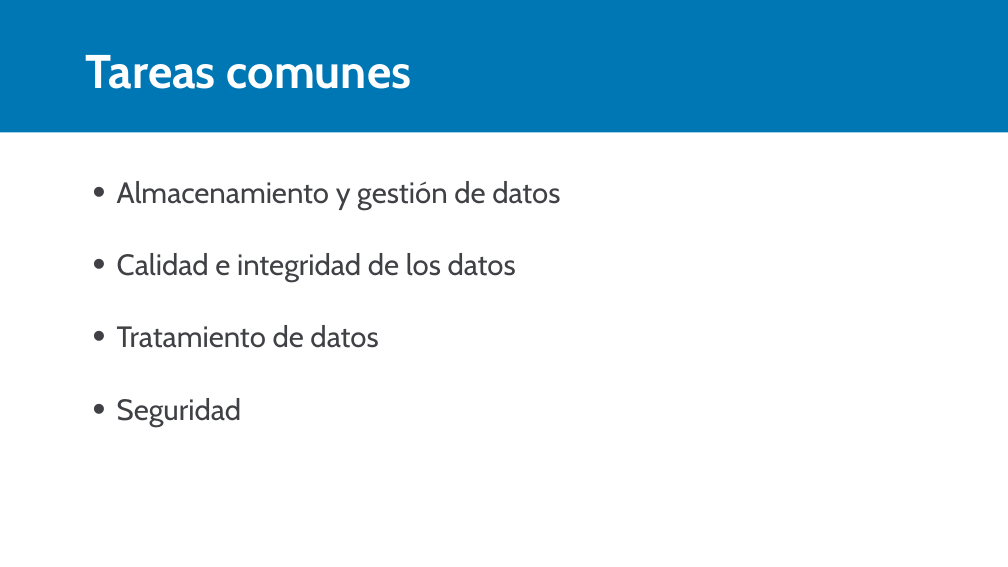
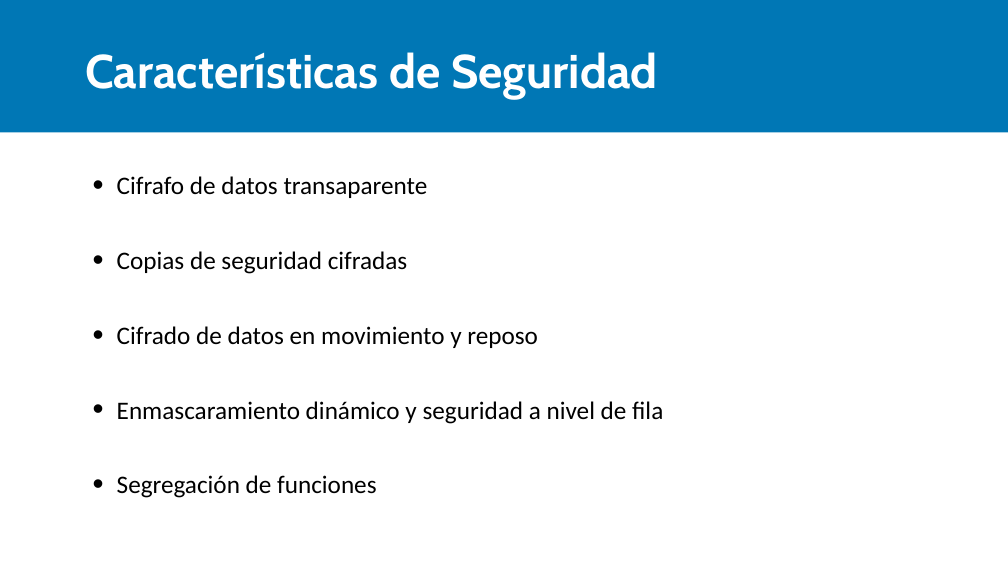
Before and after one commit to Camilo193/SQL, a slide deck: slide 6 of 01_Uso de objetos Nativos/01_Conociendo a SQL Server/Conceptos base.pptx (slide 3 before the commit). Drawn at 1008x567 pixels with LibreOffice and Linux fonts; fonts in the diff are those of the drawing. Boxes give left, top, right and bottom in pixels: in the first picture for what was removed or moved away, otherwise in the second. Text is boxed around its words. In the diff, an @@ line names an element or a change of style, - is before the commit and + after.

```diff
--- a/01_Uso de objetos Nativos/01_Conociendo a SQL Server/Conceptos base.pptx
+++ b/01_Uso de objetos Nativos/01_Conociendo a SQL Server/Conceptos base.pptx
@@ title at [85, 52, 658, 99]: text changed @@
-Tareas comunes
+Características de Seguridad
@@ text at [117, 176, 663, 498]: text changed; size 28 to 24 pt; font Cabin to Calibri; text colour #404145 to #000000 @@
-• Almacenamiento y gestión de datos
-• Calidad e integridad de los datos
-• Tratamiento de datos
-• Seguridad
+  • Cifrafo de datos transaparente
+  • Copias de seguridad cifradas
+  • Cifrado de datos en movimiento y reposo
+  • Enmascaramiento dinámico y seguridad a nivel de fila
+  • Segregación de funciones
```
Also in this commit, not shown: 2 other slides changed, 7 slides added, 9 slides removed.
